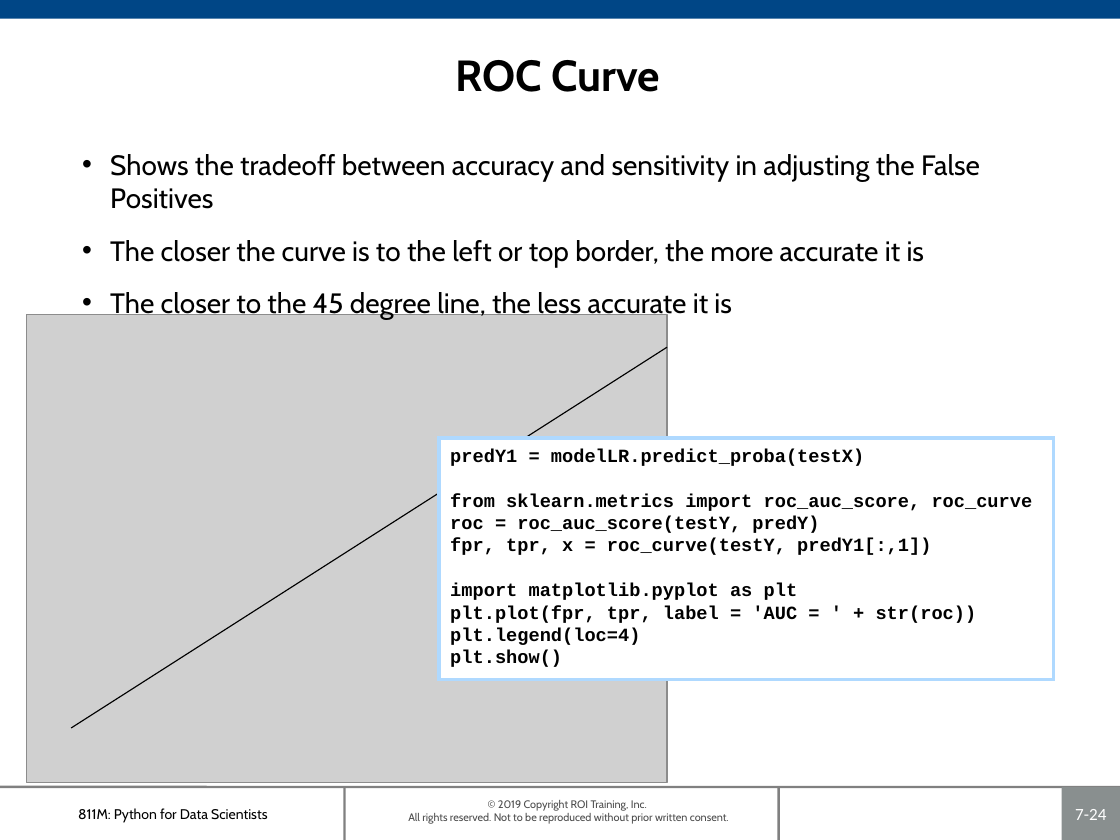
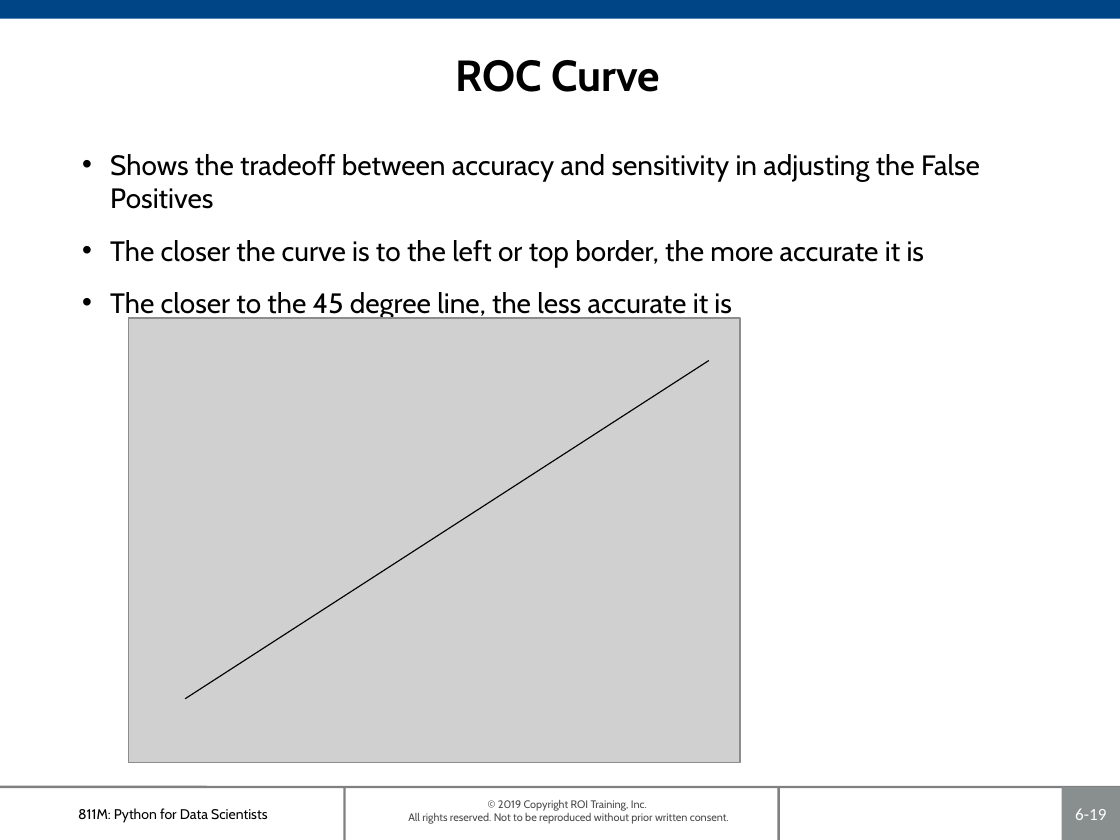
Before and after one commit to roitraining/SparkforDataEngineers, a slide deck: slide 19 of Ch06_ClassificationModels.pptx (slide 24 before the commit). Drawn at 1120x840 pixels with LibreOffice and Linux fonts; fonts in the diff are those of the drawing; grey boxes stand for pictures; background and template pictures are left out. Boxes give left, top, right and bottom in pixels: in the first picture for what was removed or moved away, otherwise in the second. Text is boxed around its words. In the diff, an @@ line names an element or a change of style, - is before the commit and + after.

```diff
--- a/Ch06_ClassificationModels.pptx
+++ b/Ch06_ClassificationModels.pptx
@@ picture: place and size @@
-picture at [27,315,668,783]
+picture at [129,318,740,763]
@@ line moved from (72, 728) - (668, 347) to (185, 699) - (709, 361) @@
@@ rectangle removed at [439,438,1053,679] @@
-predY1 = modelLR.predict_proba(testX)
-from sklearn.metrics import roc_auc_score, roc_curve
-roc = roc_auc_score(testY, predY)
-fpr, tpr, x = roc_curve(testY, predY1[:,1])
-import matplotlib.pyplot as plt
-plt.plot(fpr, tpr, label = 'AUC = ' + str(roc))
-plt.legend(loc=4)
-plt.show()
@@ page number at [1075,808,1106,820]: text changed @@
-7-24
+6-19
```
Also in this commit, not shown: 5 other slides changed, 9 slides added, 18 slides removed, 1 other file.
